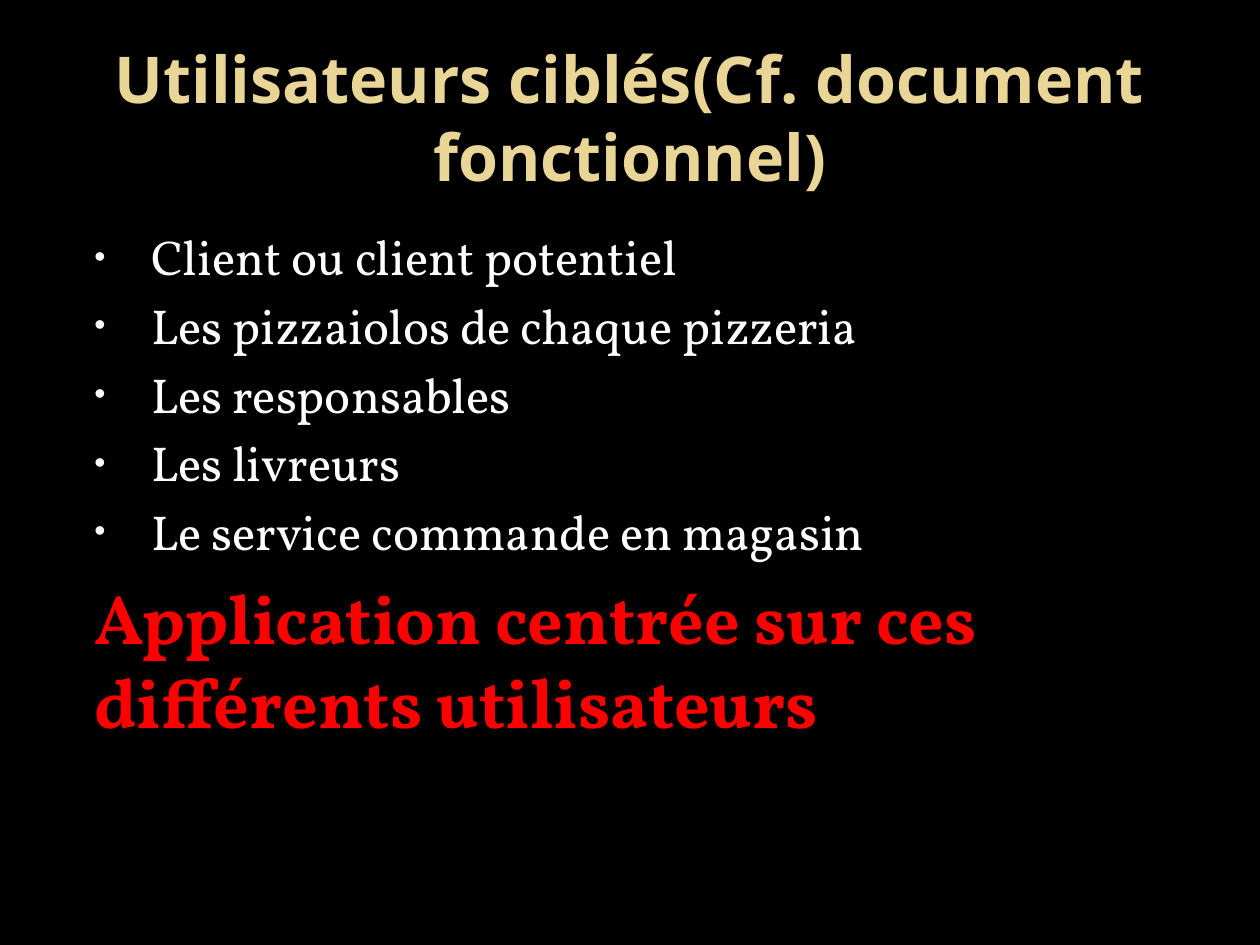
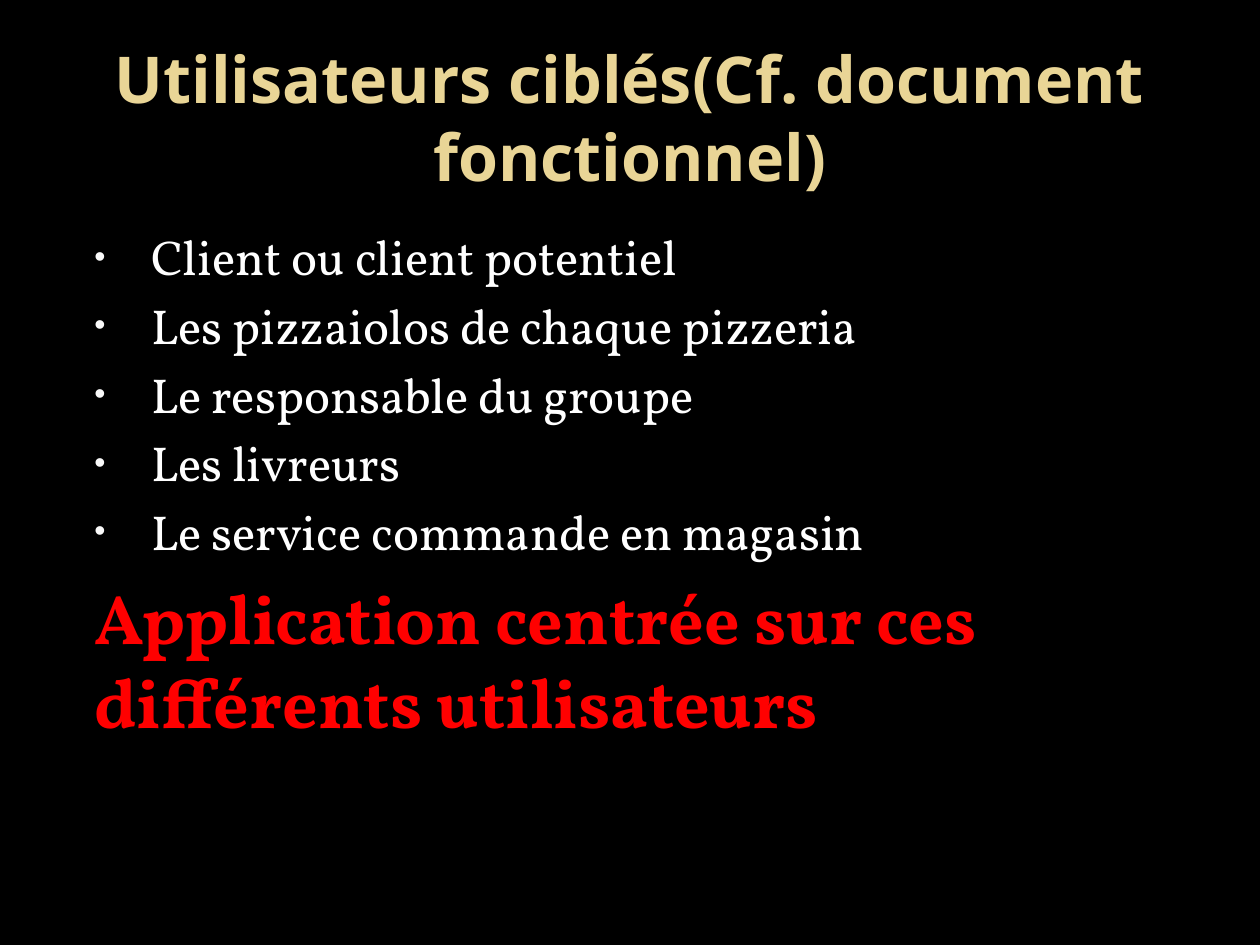
Before and after one commit to yannhamdi/projet4, a slide deck: slide 6 of Technique.pptx. Drawn at 1260x945 pixels with LibreOffice and Linux fonts; fonts in the diff are those of the drawing; background and template pictures are left out. Boxes give left, top, right and bottom in pixels: in the first picture for what was removed or moved away, otherwise in the second. Text is boxed around its words. In the diff, an @@ line names an element or a change of style, - is before the commit and + after.

```diff
--- a/Technique.pptx
+++ b/Technique.pptx
@@ text at (151, 378, 693, 426): text changed @@
-• Les responsables
+• Le responsable du groupe
```
Also in this commit, not shown: 4 other slides changed.
